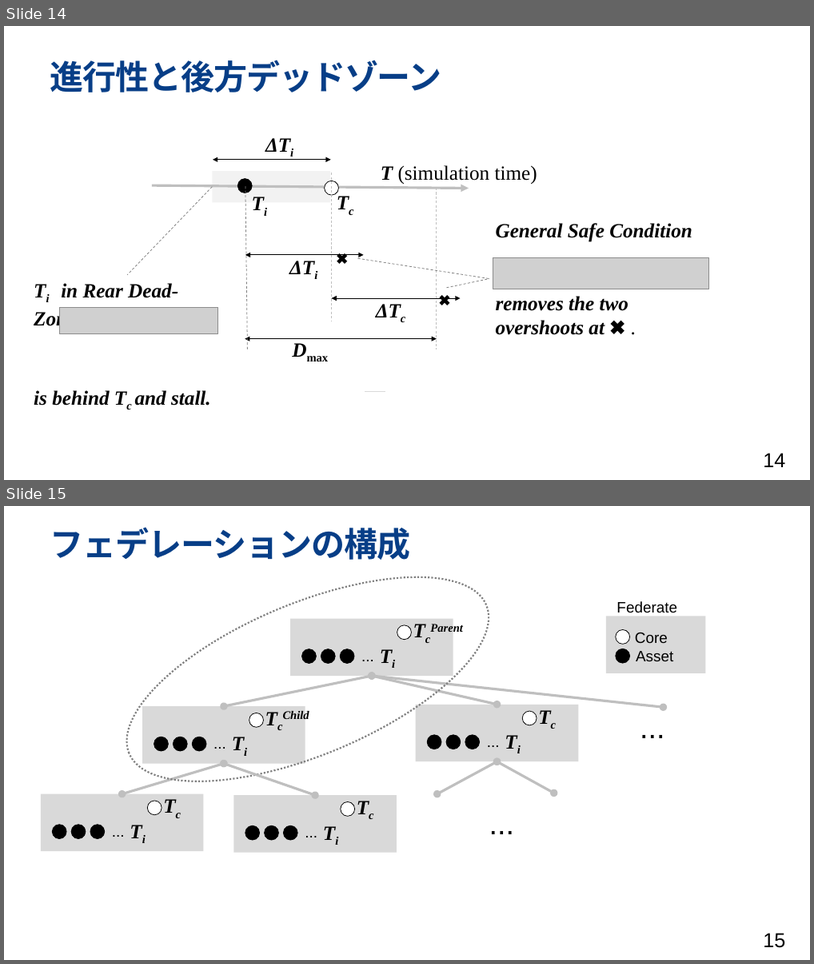
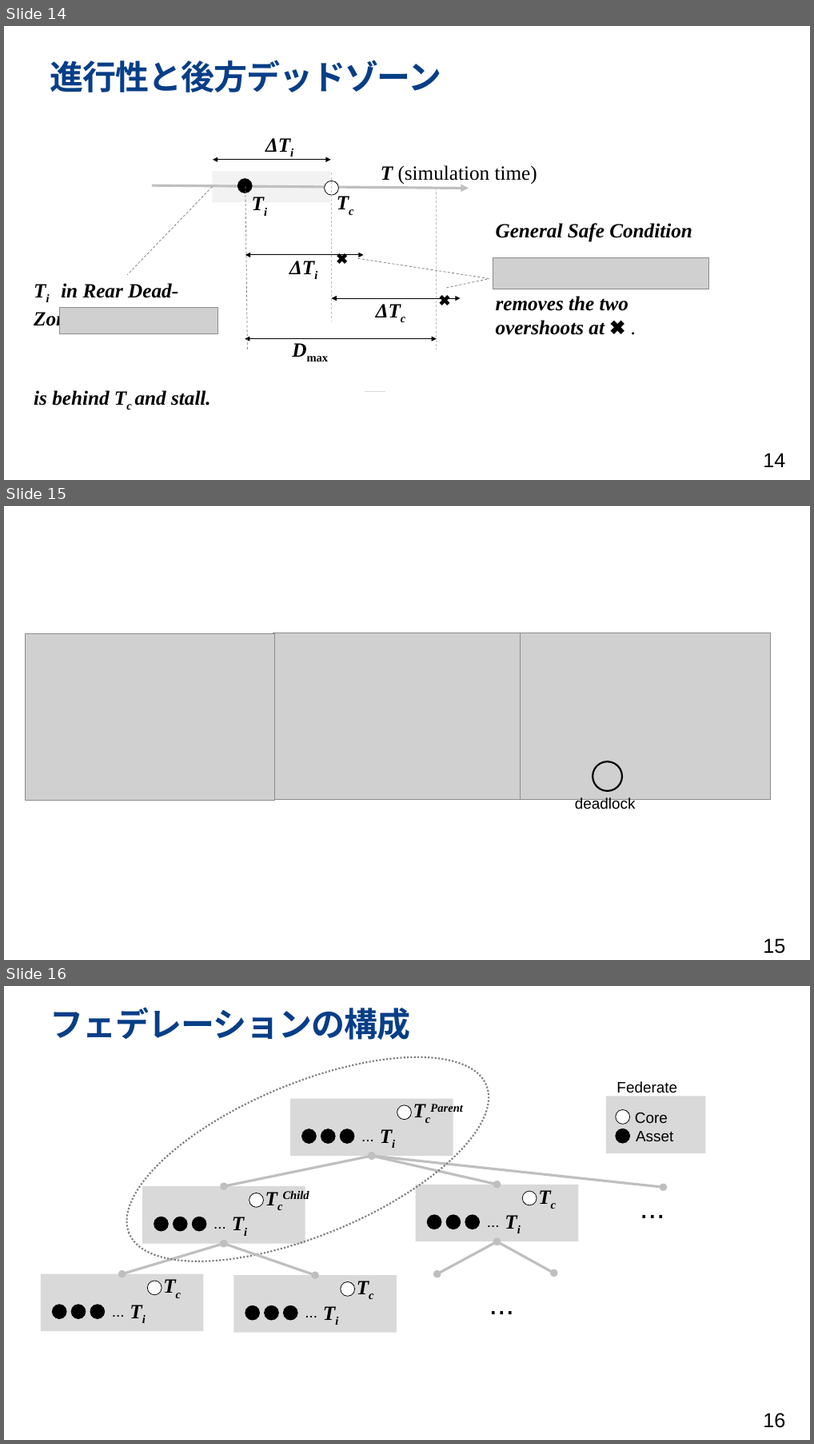
Before and after one commit to hakoniwalab/hakoniwa-design-docs, a slide deck: src/math/Hakoniwa-time.pptx. Shown one above the other, each under a label of ours: slides 14 and 15 before the commit, slides 14, 15 and 16 after it. The pictures are 814x964 and 814x1444 pixels, drawn with LibreOffice and Linux fonts; fonts in the diff are those of the drawing; grey boxes stand for pictures; background and template pictures are left out. Boxes give left, top, right and bottom in pixels: in the first picture for what was removed or moved away, otherwise in the second. Text is boxed around its words. In the diff, an @@ line names an element or a change of style, - is before the commit and + after.

Commit message:
added deadlock picture

```diff
--- a/src/math/Hakoniwa-time.pptx
+++ b/src/math/Hakoniwa-time.pptx
@@ slide 15 added at (4,506,810,960), background #FFFFFF @@
@@ picture added at (25,634,274,800) @@
@@ picture added at (273,633,522,800) @@
@@ picture added at (521,633,770,800) @@
@@ ellipse added at (594,761,623,791), outline #000000 2.08 pt @@
@@ text added at (575,797,636,812), 18 pt, text #000000 @@
+deadlock
@@ page number added at (763,938,786,953), 24 pt, text #000000 @@
+15
@@ what was slide 15 is now slide 16 @@
@@ page number at (763,1412,786,1428): text changed @@
-15
+16
```
